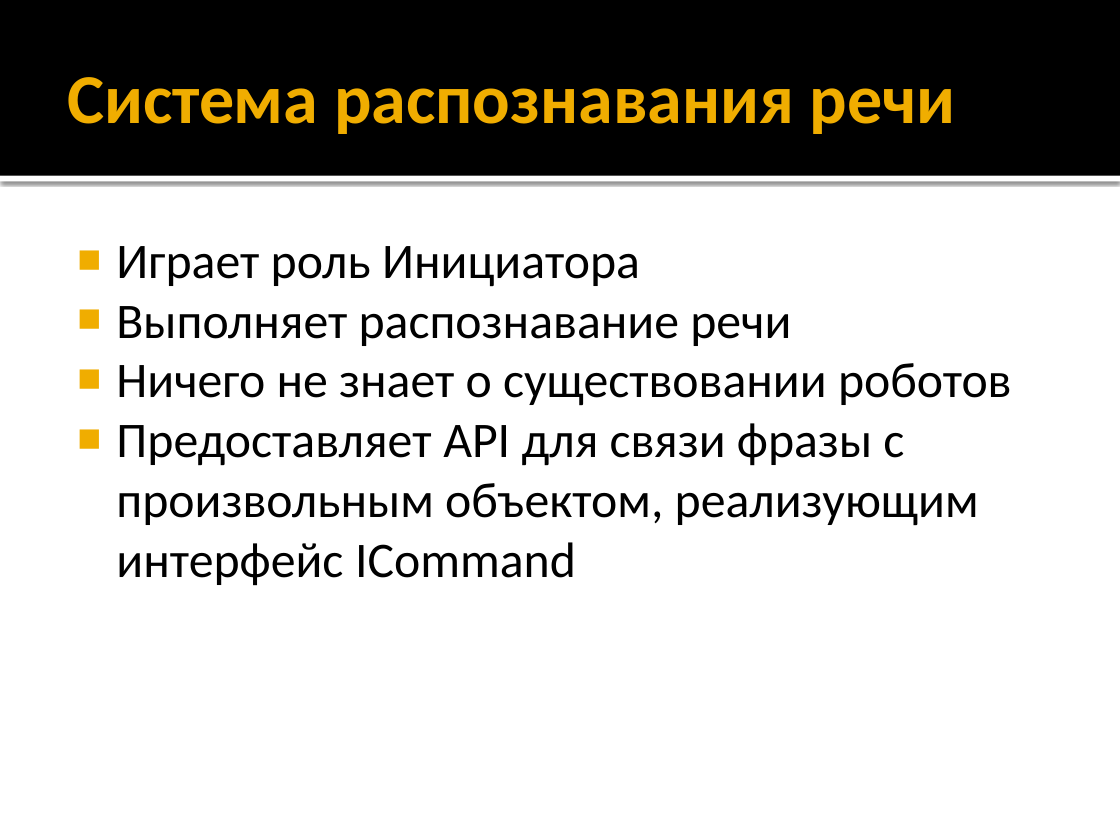
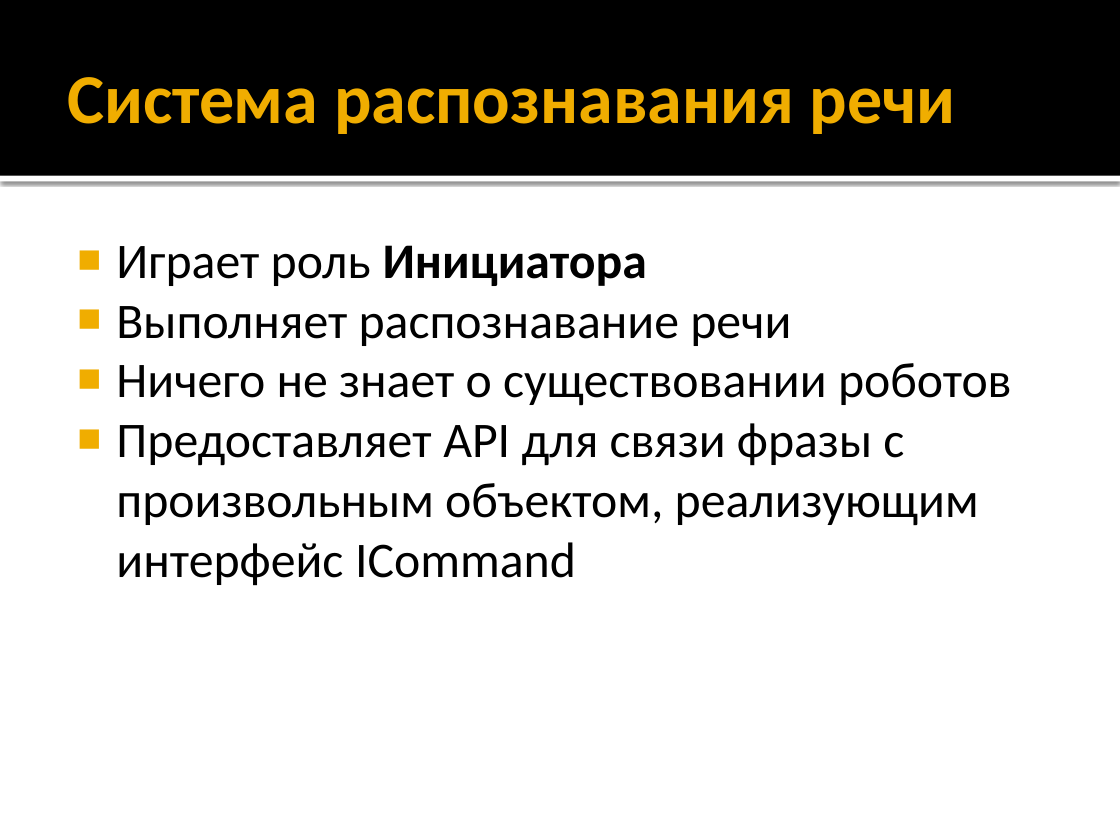
Before and after one commit to iv-sergius/ood, a slide deck: slide 7 of lectures/06.command/command.pptx. Drawn at 1120x840 pixels with LibreOffice and Linux fonts; fonts in the diff are those of the drawing. Boxes give left, top, right and bottom in pixels: in the first picture for what was removed or moved away, otherwise in the second. Text is boxed around its words. In the diff, an @@ line names an element or a change of style, - is before the commit and + after.

```diff
--- a/lectures/06.command/command.pptx
+++ b/lectures/06.command/command.pptx
@@ text at [116, 245, 647, 286]: bold on in "Инициатора" @@
```
Also in this commit, not shown: 4 other slides changed.
